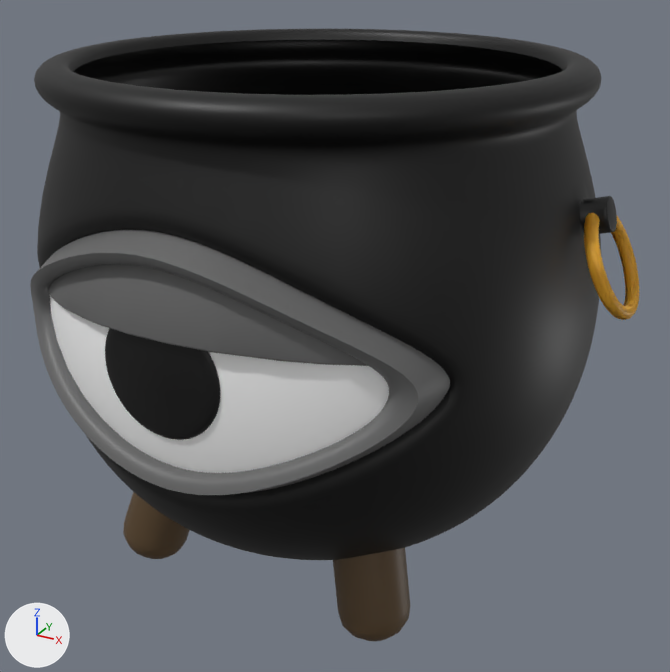
A saved change to the glTF model cauldron.glb.
Camera for both pictures: a 50 mm lens placed at (1.94, -3.39, 1.42), pointed at (0.07, 0.0, -0.27). The axes (+X, +Y, +Z) are drawn at lower left. The lights are the same throughout. The picture after the commit comes second. Where no turn or scale is listed for an object, it has been applied to the vertices. Vertices at exactly the same position are counted once.

Objects in the first picture: 'cauldron.002', 'eye.border.001', 'eye.iris.001', 'eye.lid.001', 'eye.white.003', 'legs.001', 'rings.001'.
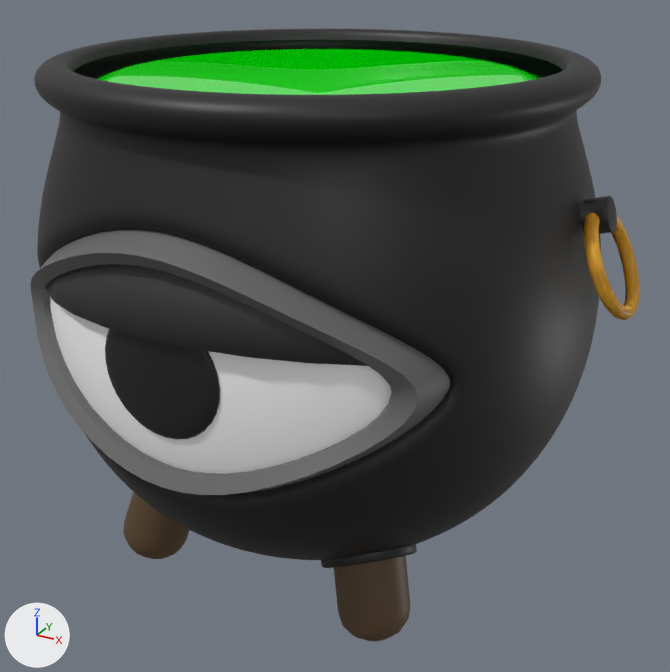
Changed parts and their boxes (x1, y1, x2, y2) in the pictures (670 x 672 px):
'eye.lid.001', recoloured, reshaped
    before: (48, 264, 368, 366)
    after: (47, 264, 368, 366)
'Circle', added (green)
    after: (97, 49, 541, 95)
'cauldron.003', added (black)
    after: (321, 544, 417, 568)

Diff of the bpy script that builds the scene:
```diff
--- a/cauldron.glb.py
+++ b/cauldron.glb.py
@@ mat_material_013 @@
 mat_material_013 = principled_material('Material.013')
-mat_material_013.base_color = (0.136, 0.136, 0.136)  # dark grey #676767
+mat_material_013.base_color = (0.0331, 0.0331, 0.0331)  # dark grey #333333
@@ mat_material_016 @@
+mat_material_016 = principled_material('Material.016')
+mat_material_016.base_color = (0.0, 1.0, 0.0)  # green #00ff00
+mat_material_016.roughness = 0.0
@@ mat_material @@
+mat_material = principled_material('Material')
+mat_material.base_color = (0.01, 0.01, 0.01)  # black #191919
@@ me_sphere_003 @@
 # used by ob_eye_lid_001; location = (0.0, 0.0, 0.0)
-me_sphere_003.from_pydata(...)  # 843 vertices, 1682 faces; spans x -0.99..0.99, y -1.18..-0.35, z 0.02..0.8
+me_sphere_003.from_pydata(...)  # 286 vertices, 568 faces; spans x -0.99..0.99, y -1.19..-0.37, z 0.02..0.8
+# me_sphere_003 part 1: 6 vertices moved within x -0.95..0.99, y -0.64..-0.38, z 0.05..0.71; 828 vertices removed from x -0.99..0.99, y -1.18..-0.35, z 0.02..0.8; 271 vertices added at x -0.99..0.99, y -1.19..-0.37, z 0.02..0.8
 me_sphere_003.materials.append(mat_material_013)
@@ me_circle_002 @@
+me_circle_002.from_pydata(...)  # 129 vertices, 224 faces; spans x -1.03..1.03, y -1.03..1.03, z -0.15..0.0
+me_circle_002.materials.append(mat_material_016)  # green #00ff00
@@ me_cube_018 @@
+me_cube_018.from_pydata(...)  # 768 vertices, 1280 faces; spans x -0.711..0.711, y -0.711..0.711, z -1.106..-0.837
+me_cube_018.materials.append(mat_material)  # black #191919
@@ ob_circle @@
+ob_circle = bpy.data.objects.new('Circle', me_circle_002)
+ob_circle.location = (0.0, 0.0, 0.887)
@@ ob_cauldron_003 @@
+ob_cauldron_003 = bpy.data.objects.new('cauldron.003', me_cube_018)
+ob_cauldron_003.location = (0.0, 0.0, 0.0)
```
